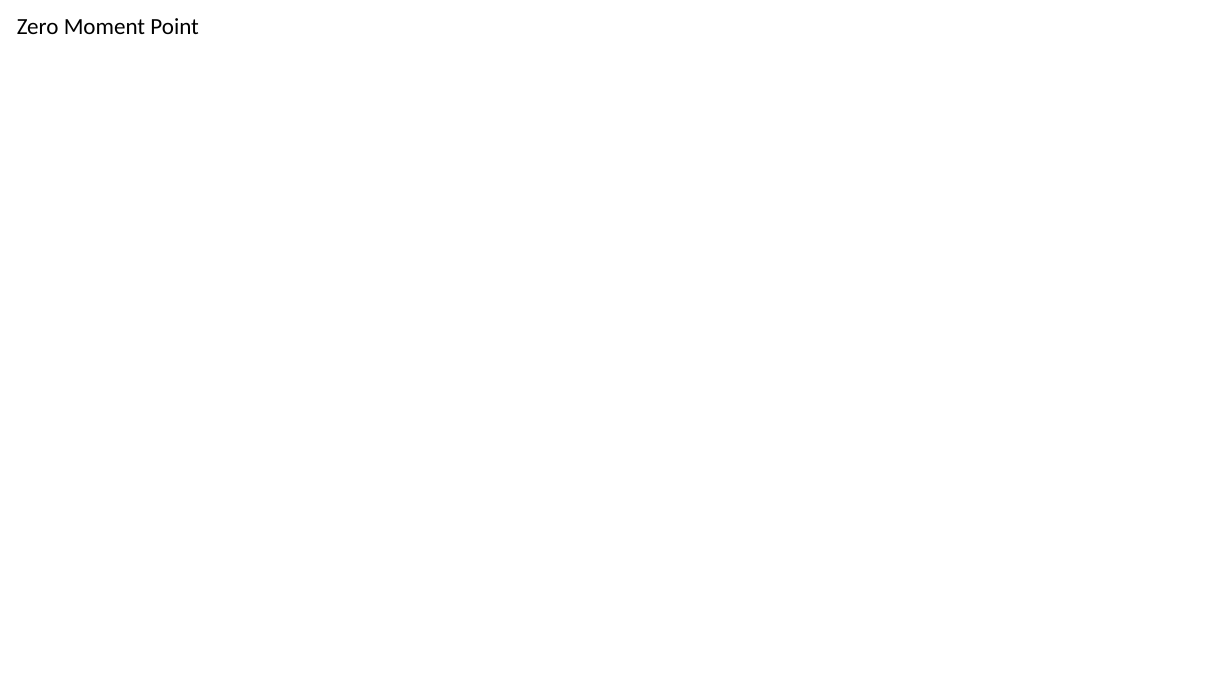
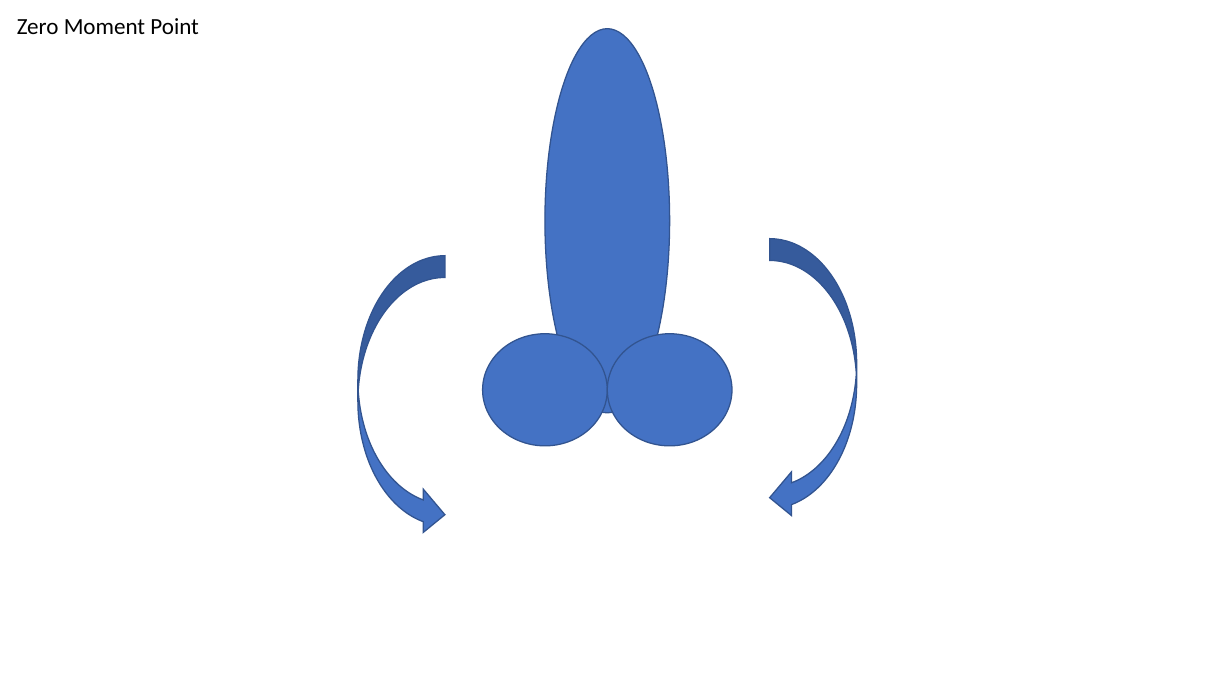
Before and after one commit to mhubii/masters_thesis, a slide deck: slide 7 of windows/masters_thesis_imgs.pptx. Drawn at 1232x693 pixels with LibreOffice and Linux fonts; fonts in the diff are those of the drawing. Boxes give left, top, right and bottom in pixels: in the first picture for what was removed or moved away, otherwise in the second. Text is boxed around its words. In the diff, an @@ line names an element or a change of style, - is before the commit and + after.

```diff
--- a/windows/masters_thesis_imgs.pptx
+++ b/windows/masters_thesis_imgs.pptx
@@ ellipse added at (x1=545, y1=29, x2=670, y2=413), fill #4472C4, outline #325491 1 pt @@
@@ curved left arrow added at (x1=770, y1=238, x2=857, y2=519), fill #4472C4, outline #325491 1 pt @@
@@ curved right arrow added at (x1=358, y1=256, x2=445, y2=537), fill #4472C4, outline #325491 1 pt @@
@@ ellipse added at (x1=482, y1=334, x2=607, y2=445), fill #4472C4, outline #325491 1 pt @@
@@ ellipse added at (x1=607, y1=334, x2=732, y2=445), fill #4472C4, outline #325491 1 pt @@
```
Also in this commit, not shown: 1 other slide changed, 1 other file.
